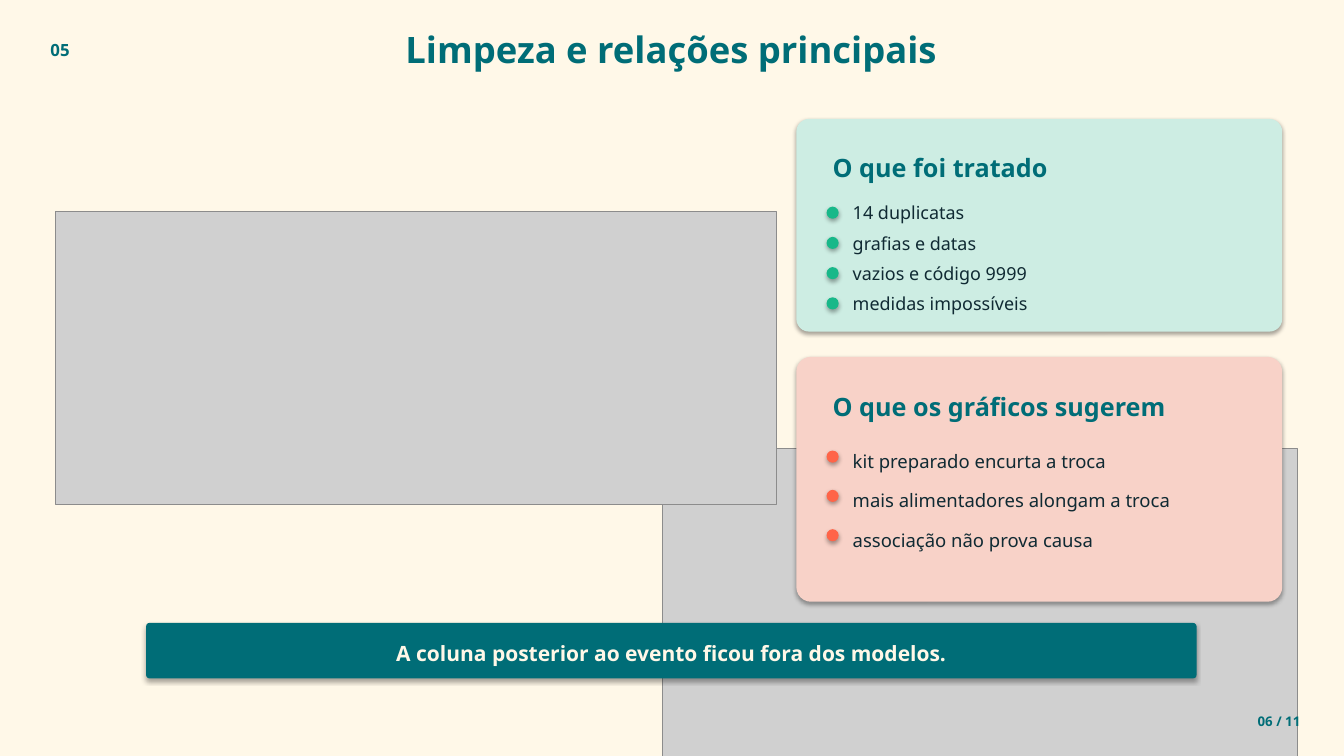
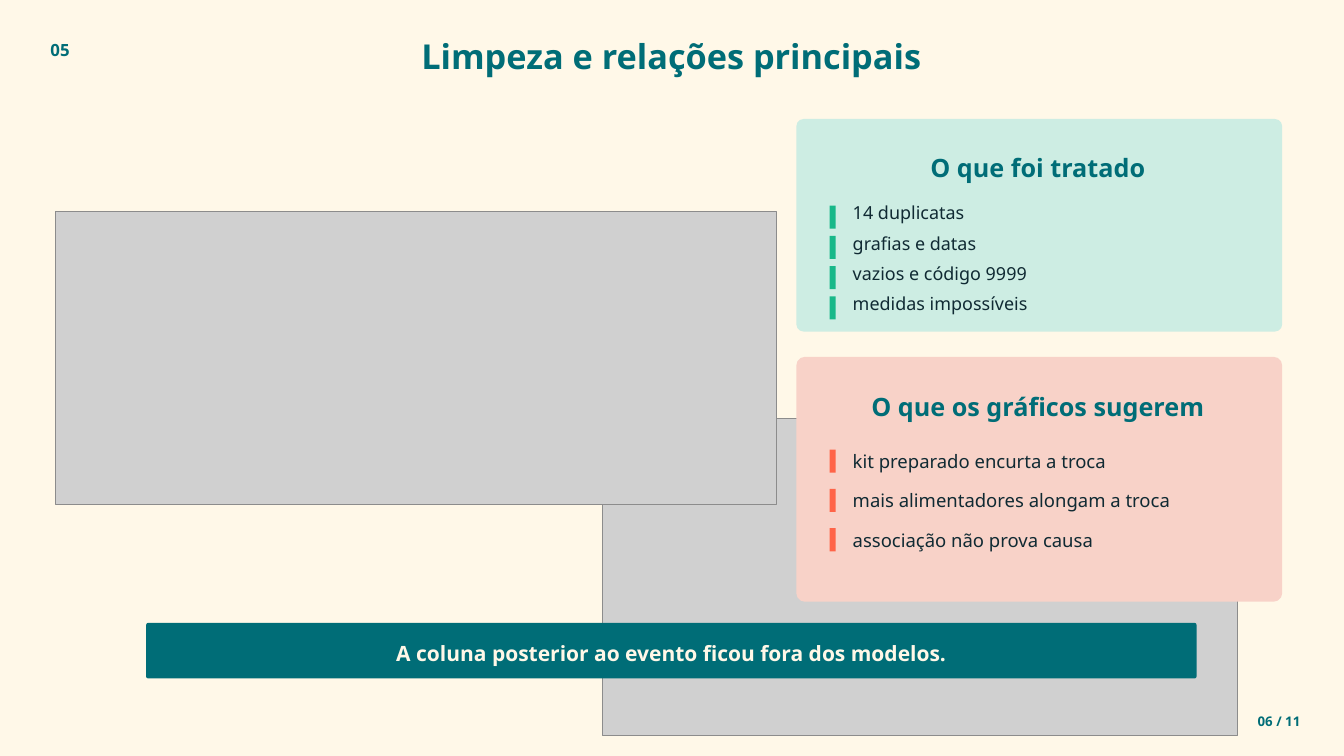
Before and after one commit to JulianaBallin/SMT-Changeover-Prediction, a slide deck: slide 6 of docs/apresentacao/apresentacao_smt_em_tempo.pptx. Drawn at 1344x756 pixels with LibreOffice and Linux fonts; fonts in the diff are those of the drawing; grey boxes stand for pictures. Boxes give left, top, right and bottom in pixels: in the first picture for what was removed or moved away, otherwise in the second. Text is boxed around its words. In the diff, an @@ line names an element or a change of style, - is before the commit and + after.

Commit message:
design(slides): modernize layout and alignment

```diff
--- a/docs/apresentacao/apresentacao_smt_em_tempo.pptx
+++ b/docs/apresentacao/apresentacao_smt_em_tempo.pptx
@@ text "Limpeza e relações principais": place and size @@
-text "Limpeza e relações principais" at (405, 35, 937, 72)
+text "Limpeza e relações principais" at (421, 43, 921, 78)
@@ text "Limpeza e relações principais" at (421, 43, 921, 78): size 26 to 24.5 pt @@
@@ text "O que foi tratado" at (930, 157, 1145, 183): alignment left to centre @@
@@ rectangle: place and size @@
-rectangle at (827, 207, 839, 219)
+rectangle at (830, 206, 836, 229)
@@ rectangle: place and size @@
-rectangle at (827, 237, 839, 249)
+rectangle at (830, 236, 836, 259)
@@ rectangle: place and size @@
-rectangle at (827, 267, 839, 279)
+rectangle at (830, 266, 836, 289)
@@ rectangle: place and size @@
-rectangle at (827, 297, 839, 310)
+rectangle at (830, 296, 836, 320)
@@ text "O que os gráficos sugerem" at (871, 396, 1204, 422): alignment left to centre @@
@@ picture: place and size @@
-picture at (663, 449, 1299, 756)
+picture at (602, 418, 1237, 736)
@@ rectangle: place and size @@
-rectangle at (827, 451, 839, 463)
+rectangle at (830, 450, 836, 473)
@@ rectangle: place and size @@
-rectangle at (827, 490, 839, 502)
+rectangle at (830, 489, 836, 512)
@@ ellipse to rectangle; shadow off in 7 elements at (830, 206, 836, 229), (830, 236, 836, 259), (830, 266, 836, 289), (830, 296, 836, 320), (830, 450, 836, 473), (830, 489, 836, 512), (830, 528, 836, 552) @@
@@ rectangle: place and size @@
-rectangle at (827, 529, 839, 541)
+rectangle at (830, 528, 836, 552)
@@ shadow off; proportions changed in 3 elements at (797, 119, 1282, 332), (797, 357, 1282, 602), (146, 623, 1197, 679) @@
```
Also in this commit, not shown: 10 other slides changed, 2 other files.
